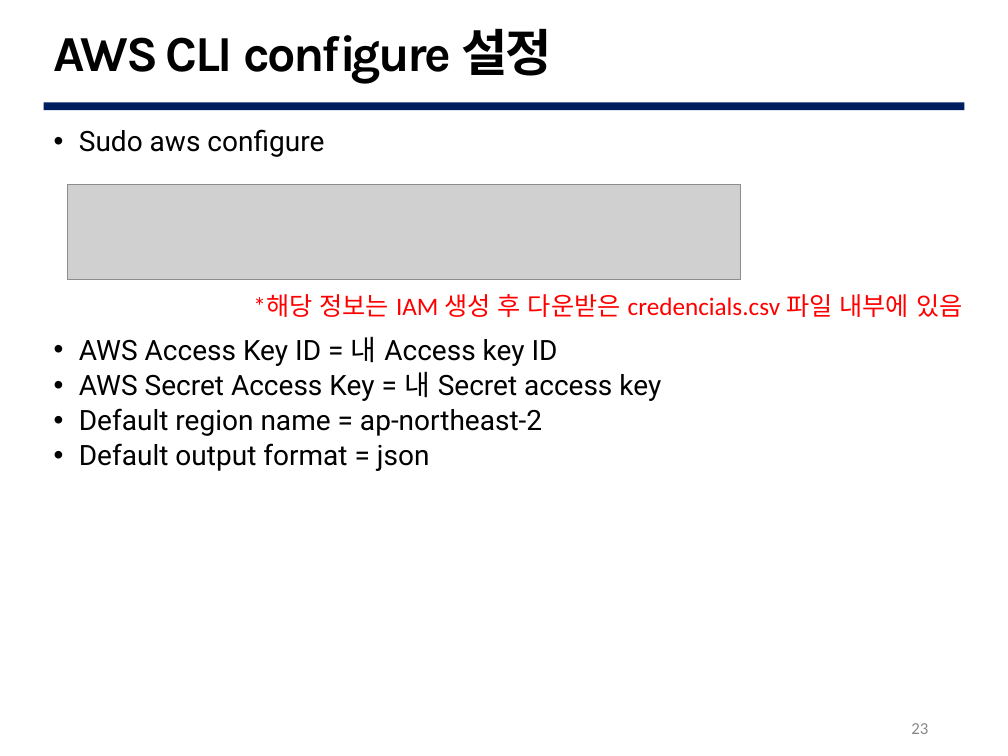
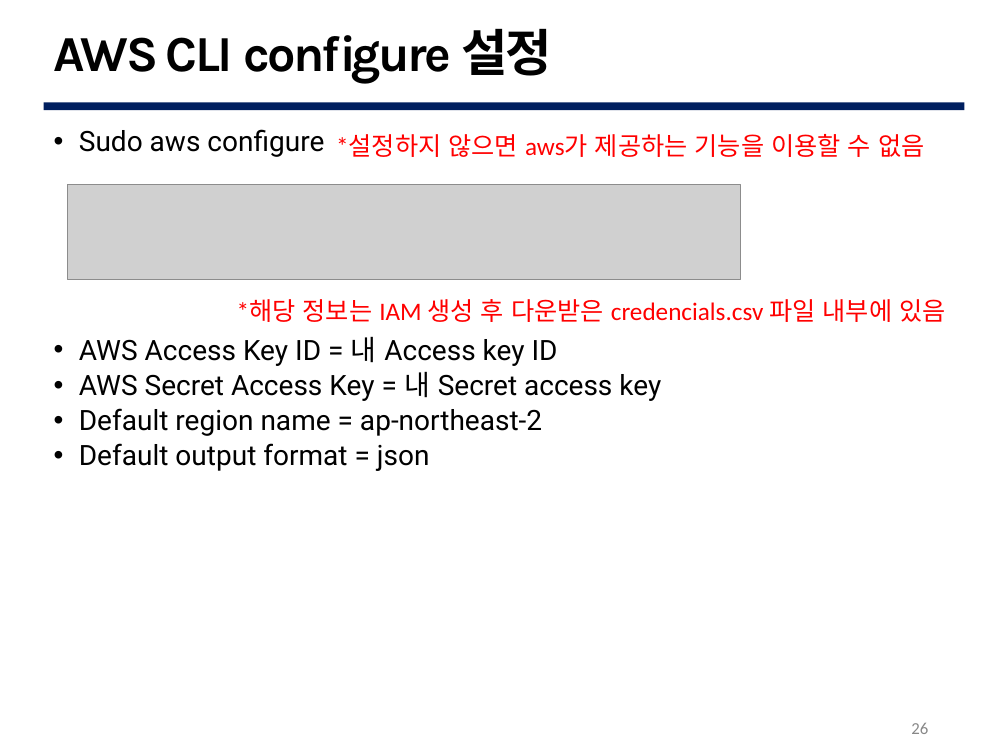
Before and after one commit to G0DCH/AWS_Rekognition_Slide, a slide deck: slide 26 of ppt/AWS Rekognition Slide.pptx (slide 23 before the commit). Drawn at 1008x756 pixels with LibreOffice and Linux fonts; fonts in the diff are those of the drawing; grey boxes stand for pictures; background and template pictures are left out. Boxes give left, top, right and bottom in pixels: in the first picture for what was removed or moved away, otherwise in the second. Text is boxed around its words. In the diff, an @@ line names an element or a change of style, - is before the commit and + after.

```diff
--- a/ppt/AWS Rekognition Slide.pptx
+++ b/ppt/AWS Rekognition Slide.pptx
@@ text added at bbox=[336, 134, 924, 157], 18 pt, text #FF0000 @@
+*설정하지 않으면 aws가 제공하는 기능을 이용할 수 없음
@@ text "*해당 정보는 IAM 생성 후 ...": place and size @@
-text "*해당 정보는 IAM 생성 후 ..." at bbox=[253, 294, 962, 317]
+text "*해당 정보는 IAM 생성 후 ..." at bbox=[237, 299, 945, 322]
@@ page number at bbox=[911, 722, 928, 734]: text changed @@
-23
+26
```
Also in this commit, not shown: 5 other slides changed, 10 slides added, 28 slides removed.
